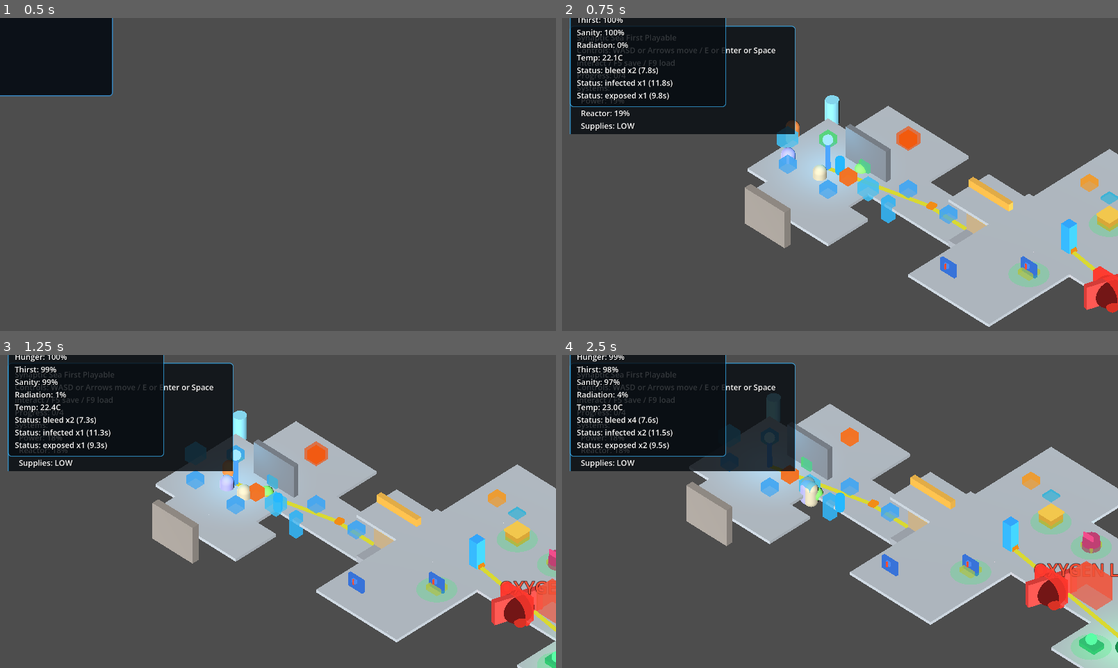
Above: before the commit, frames 1-4 (two rows, left to right).
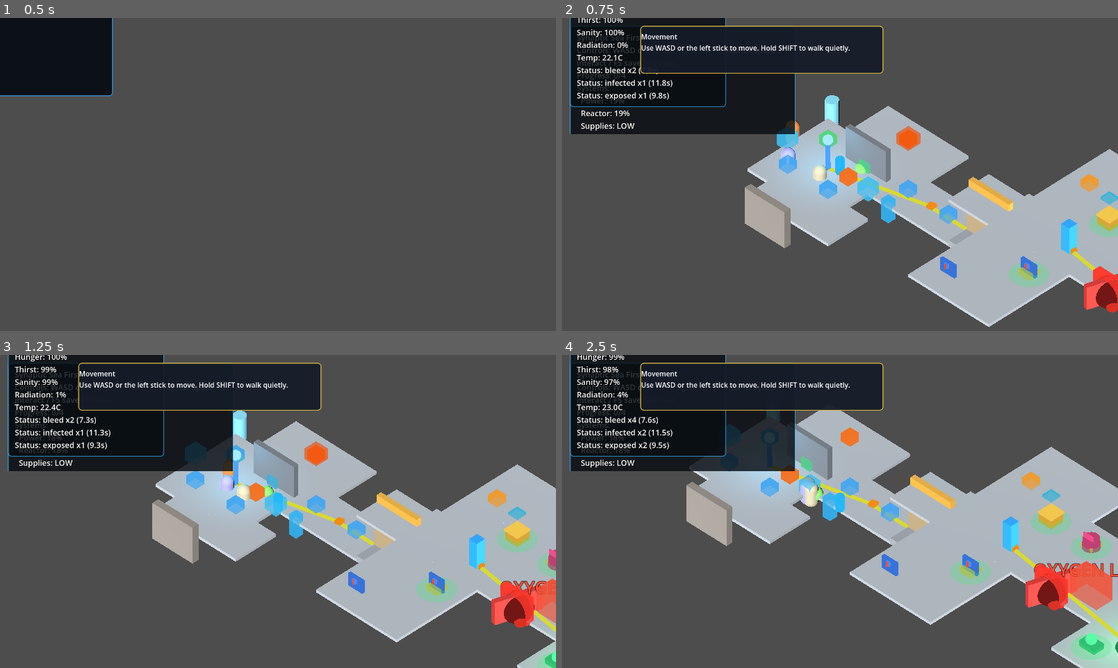
Above: after the commit, the same moments.

Repository: 9thLevelSoftware/the-synaptic-sea
Game: Godot game, scene res://scenes/title_main.tscn
The game is run twice, just before and just after one commit, with the same random seed, the same clock (stepped at 60 frames per second) and the same inputs.
Inputs (mouse positions are in pixels of both pictures, inside the frame that each line leads up to):
- Up to frame 1 (0.5 s): no input
- Up to frame 2 (0.75 s): tap Enter (ui_accept) at 0.5 s; move the mouse to (962, 158) at 0.52 s; hold Right (ui_right) from 0.53 s (still down); tap E at 0.6 s; click (962, 158) at 0.67 s
- Up to frame 3 (1.25 s): keep holding Right (ui_right); tap Enter (ui_accept) at 0.77 s
- Up to frame 4 (2.5 s): release Right (ui_right) at 1.25 s; drag from (728, 527) to (812, 574) at 1.27 s; move the mouse to (895, 442) at 2.02 s; hold D (move_right) from 2.03 s (still down); hold C (field_craft) from 2.03 s (still down)

Frame 1 is identical in both runs. In frame 2, 3.2% of the frame differs, in the area x 14-58%, y 2-18%; in frame 3, 3.1%; in frame 4, 3.2%.
Error before the commit: Parse Error: Static function "for_id()" not found in base "DifficultyProfile". (res://scripts/ui/menu_coordinator.gd:1012)

Commit message:
fix: render the real difficulty hazard dial via centralized DifficultyProfile.resolve_dict
menu_coordinator's difficulty line probed a nonexistent
AccessibilitySettings.get_difficulty_multiplier() behind has_method — every
difficulty displayed x1.0. No single multiplier exists; the canonical id→dials
mapping moved verbatim from ship_layout_generator._resolve_difficulty to
DifficultyProfile.resolve_dict()/for_id() (generator delegates; procgen smokes
incl. golden seed-determinism hash stay green) and the label renders the real
hazard dial. New settings_difficulty_label_smoke (RED-first at x1.0).

Claude-Session: https://claude.ai/code/session_01TTQ3371PY2ra2qoW2rBtD4

Diff:
--- a/scripts/procgen/difficulty_profile.gd
+++ b/scripts/procgen/difficulty_profile.gd
@@ -65,6 +65,54 @@
 	if not (parsed is Dictionary):
 		return null
 	return from_dict(parsed)
+
+
+# Canonical difficulty_id -> profile-dict resolution (single source of
+# truth; Tranche 4, 2026-07-06 audit). Order: authored JSON override at
+# res://data/procgen/difficulty/<id>.json -> built-in presets -> standard.
+# ship_layout_generator._resolve_difficulty delegates here and the settings
+# menu renders for_id(id).hazard_modifier — keep both consumers in mind
+# before changing any value.
+static func resolve_dict(difficulty_id: String) -> Dictionary:
+	if difficulty_id.is_empty():
+		return {"id": STANDARD_ID}
+	var rel_path: String = "res://data/procgen/difficulty/" + difficulty_id + ".json"
+	if FileAccess.file_exists(rel_path):
+		var text: String = FileAccess.get_file_as_string(rel_path)
+		var parsed: Variant = JSON.parse_string(text)
+		if parsed is Dictionary:
+			return parsed
+	match difficulty_id:
+		HARDENED_ID:
+			return {
+				"id": HARDENED_ID,
+				"hazard_modifier": 1.4,
+				"loot_quality_modifier": 0.85,
+				"encounter_density_modifier": 1.3,
+				"ambient_intensity": 1.0,
+			}
+		DEEP_DIVE_ID:
+			return {
+				"id": DEEP_DIVE_ID,
+				"hazard_modifier": 1.7,
+				"loot_quality_modifier": 1.1,
+				"encounter_density_modifier": 1.6,
+				"ambient_intensity": 1.0,
+			}
+		_:
+			return {
+				"id": STANDARD_ID,
+				"hazard_modifier": 1.0,
+				"loot_quality_modifier": 1.0,
+				"encounter_density_modifier": 1.0,
+				"ambient_intensity": 1.0,
+			}
+
+
+# Convenience object form of resolve_dict() for consumers that want the
+# dials directly (e.g. the settings menu's difficulty line).
+static func for_id(difficulty_id: String) -> RefCounted:
+	return from_dict(resolve_dict(difficulty_id))
 
 
 # Returns the modifier value for `dial`. Unknown dial returns 1.0.
--- a/scripts/procgen/ship_layout_generator.gd
+++ b/scripts/procgen/ship_layout_generator.gd
@@ -162,36 +162,7 @@
 
 
 func _resolve_difficulty(difficulty_id: String) -> Dictionary:
-	if difficulty_id.is_empty():
-		return {"id": "standard"}
-	var rel_path: String = "res://data/procgen/difficulty/" + difficulty_id + ".json"
-	if FileAccess.file_exists(rel_path):
-		var text: String = FileAccess.get_file_as_string(rel_path)
-		var parsed: Variant = JSON.parse_string(text)
-		if parsed is Dictionary:
-			return parsed
-	match difficulty_id:
-		"hardened":
-			return {
-				"id": "hardened",
-				"hazard_modifier": 1.4,
-				"loot_quality_modifier": 0.85,
-				"encounter_density_modifier": 1.3,
-				"ambient_intensity": 1.0,
-			}
-		"deep_dive":
-			return {
-				"id": "deep_dive",
-				"hazard_modifier": 1.7,
-				"loot_quality_modifier": 1.1,
-				"encounter_density_modifier": 1.6,
-				"ambient_intensity": 1.0,
-			}
-		_:
-			return {
-				"id": "standard",
-				"hazard_modifier": 1.0,
-				"loot_quality_modifier": 1.0,
-				"encounter_density_modifier": 1.0,
-				"ambient_intensity": 1.0,
-			}
+	# Tranche 4 (2026-07-06 audit): the id -> dials mapping moved verbatim to
+	# DifficultyProfile.resolve_dict() so the settings menu renders the same
+	# canonical values this generator consumes (no split-brain).
+	return DifficultyProfileScript.resolve_dict(difficulty_id)
--- /dev/null
+++ b/scripts/validation/settings_difficulty_label_smoke.gd
@@ -0,0 +1,67 @@
+extends SceneTree
+# Tranche 4 (2026-07-06 audit MEDIUM, menu_coordinator.gd:1003): the settings
+# menu's difficulty line always rendered "(x1.0)" because it probed a
+# nonexistent AccessibilitySettings.get_difficulty_multiplier() behind a
+# has_method guard. No single multiplier exists — difficulty is a string id
+# whose canonical dial values live in the procgen layer
+# (ship_layout_generator._resolve_difficulty: hardened hazard 1.4, deep_dive
+# hazard 1.7, standard 1.0). The fix centralizes that mapping as
+# DifficultyProfile.for_id() and renders the REAL hazard dial.
+#
+# Pure-model smoke: MenuCoordinator is constructed but never added to the
+# tree (_settings_line touches only settings_state), so no panels build.
+#
+# Pass marker: SETTINGS DIFFICULTY LABEL PASS standard=x1.0 hardened=x1.4 deep_dive=x1.7 delegation=true
+
+const MenuCoordinatorScript := preload("res://scripts/ui/menu_coordinator.gd")
+const DifficultyProfileScript := preload("res://scripts/procgen/difficulty_profile.gd")
+
+const EXPECTED := {
+	"standard": "hazard x1.0",
+	"hardened": "hazard x1.4",
+	"deep_dive": "hazard x1.7",
+}
+
+func _initialize() -> void:
+	var coord = MenuCoordinatorScript.new()
+
+	for difficulty_id in ["standard", "hardened", "deep_dive"]:
+		if not coord.settings_state.set_difficulty(difficulty_id):
+			_fail(coord, "set_difficulty(%s) rejected" % difficulty_id)
+			return
+		var line: String = str(coord._settings_line("difficulty", "Difficulty"))
+		if line.find(str(EXPECTED[difficulty_id])) == -1:
+			_fail(coord, "difficulty label for '%s' must show the real dial '%s'; got '%s'" % [
+				difficulty_id, str(EXPECTED[difficulty_id]), line])
+			return
+		if line.find(difficulty_id) == -1:
+			_fail(coord, "difficulty label lost the difficulty id '%s': '%s'" % [difficulty_id, line])
+			return
+
+	# Delegation: for_id must expose the same canonical dials the generator
+	# consumes (resolve_dict moved verbatim from _resolve_difficulty).
+	var hardened = DifficultyProfileScript.for_id("hardened")
+	if float(hardened.hazard_modifier) != 1.4 or float(hardened.loot_quality_modifier) != 0.85 \
+			or float(hardened.encounter_density_modifier) != 1.3:
+		_fail(coord, "for_id('hardened') dials drifted from the canonical mapping: %s" % str(hardened.to_dict()))
+		return
+	var deep = DifficultyProfileScript.for_id("deep_dive")
+	if float(deep.hazard_modifier) != 1.7 or float(deep.loot_quality_modifier) != 1.1 \
+			or float(deep.encounter_density_modifier) != 1.6:
+		_fail(coord, "for_id('deep_dive') dials drifted from the canonical mapping: %s" % str(deep.to_dict()))
+		return
+	# Unknown / empty ids resolve to the standard profile (generator parity).
+	if str(DifficultyProfileScript.for_id("nightmare_mode").id) != "standard" \
+			or str(DifficultyProfileScript.for_id("").id) != "standard":
+		_fail(coord, "unknown/empty difficulty ids must resolve to standard")
+		return
+
+	coord.free()
+	print("SETTINGS DIFFICULTY LABEL PASS standard=x1.0 hardened=x1.4 deep_dive=x1.7 delegation=true")
+	quit(0)
+
+func _fail(coord, reason: String) -> void:
+	if coord != null and is_instance_valid(coord):
+		coord.free()
+	push_error("SETTINGS DIFFICULTY LABEL FAIL reason=%s" % reason)
+	quit(1)
